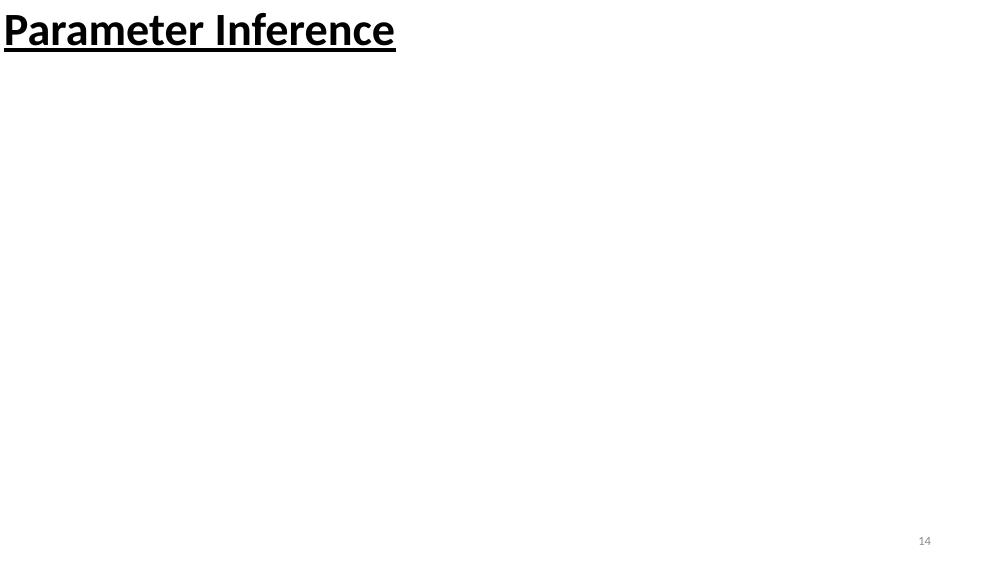
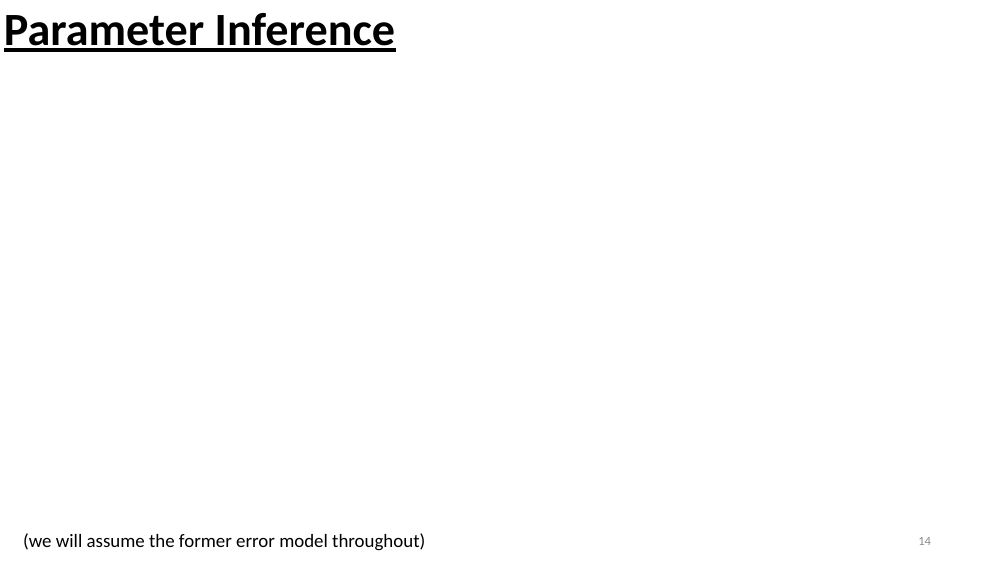
Before and after one commit to mjcolebank/UCI_CIRC_Code, a slide deck: slide 14 of InverseProblems_MATLAB_8_16_23/Slides_InverseProblems.pptx. Drawn at 1008x567 pixels with LibreOffice and Linux fonts; fonts in the diff are those of the drawing; grey boxes stand for pictures. Boxes give left, top, right and bottom in pixels: in the first picture for what was removed or moved away, otherwise in the second. Text is boxed around its words. In the diff, an @@ line names an element or a change of style, - is before the commit and + after.

Commit message:
Updated slides and code
Slides now include summaries from chatGPT. MCMC algorithms account for error variance as a hyperparameter.

```diff
--- a/InverseProblems_MATLAB_8_16_23/Slides_InverseProblems.pptx
+++ b/InverseProblems_MATLAB_8_16_23/Slides_InverseProblems.pptx
@@ text added at <box>23,533,425,551</box>, 18 pt, text #000000 @@
+  (we will assume the former error model throughout)
```
Also in this commit, not shown: 7 other slides changed, 8 slides added, 5 other files.
